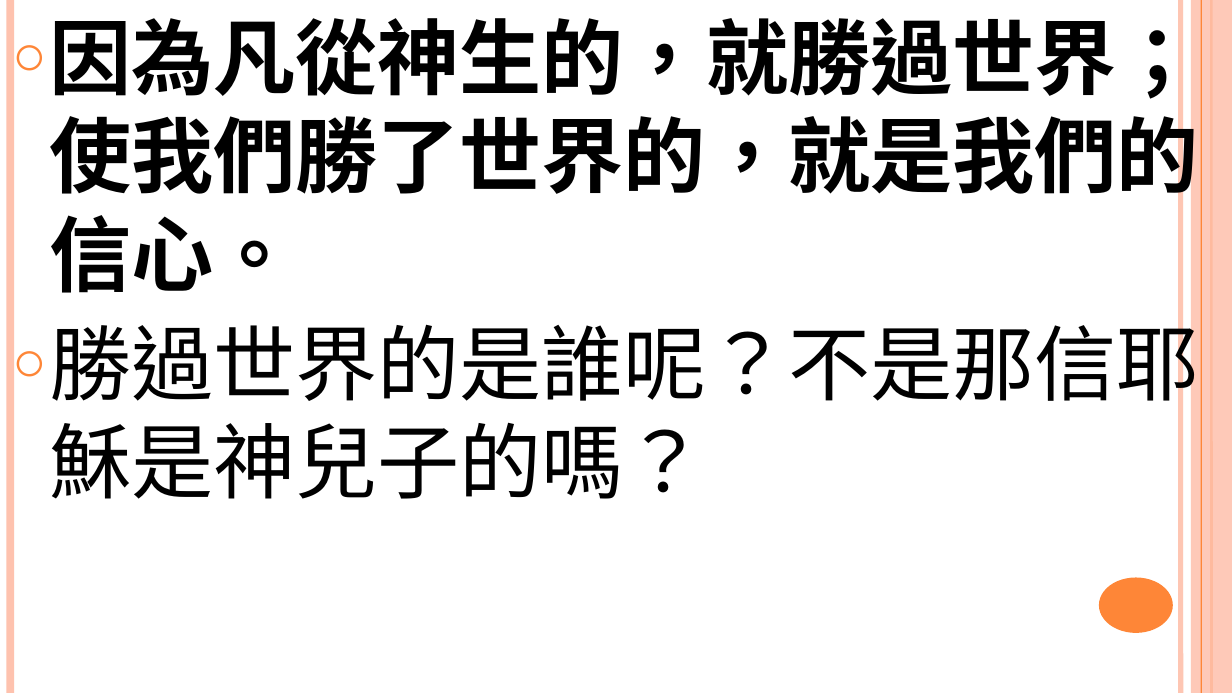
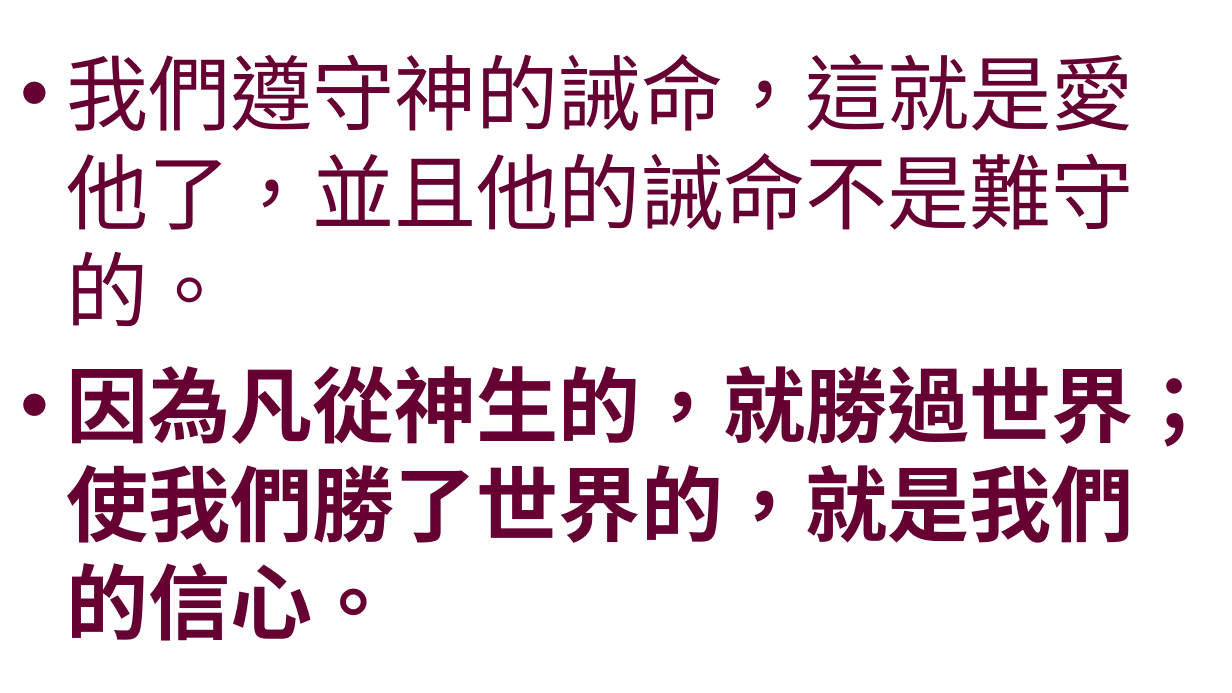
Before and after one commit to batisuoc/worship-resources, a slide deck: slide 3 of 61真正勝利.pptx. Drawn at 1232x693 pixels with LibreOffice and Linux fonts; fonts in the diff are those of the drawing; background and template pictures are left out. Boxes give left, top, right and bottom in pixels: in the first picture for what was removed or moved away, otherwise in the second. Text is boxed around its words. In the diff, an @@ line names an element or a change of style, - is before the commit and + after.

```diff
--- a/61真正勝利.pptx
+++ b/61真正勝利.pptx
@@ text "我們遵守神的誡命，這就是愛他了，並且他的誡命不是難守的。": place and size @@
-text "我們遵守神的誡命，這就是愛他了，並且他的誡命不是難守的。" at (49, 4, 1199, 499)
+text "我們遵守神的誡命，這就是愛他了，並且他的誡命不是難守的。" at (66, 54, 1216, 641)
@@ text "我們遵守神的誡命，這就是愛他了，並且他的誡命不是難守的。" at (66, 54, 1216, 641): vertical alignment top to middle @@
@@ line removed from (10, 0) to (10, 692) @@
@@ line removed from (1180, 0) to (1180, 692) @@
@@ rectangle removed at (1191, 0, 1232, 692) @@
@@ line removed from (1201, 0) to (1201, 692) @@
@@ line removed from (1211, 0) to (1211, 692) @@
@@ text at (66, 54, 1134, 326): paragraph added @@
+• 我們遵守神的誡命，這就是愛他了，並且他的誡命不是難守的。
@@ text at (49, 310, 1199, 499): paragraph removed @@
-○ 勝過世界的是誰呢？不是那信耶穌是神兒子的嗎？
@@ text at (66, 366, 1216, 641): font Noto Sans CJK TC to Noto Sans CJK SC, text colour #000000 to #660033 in "因為凡從神生的，就勝過世界；使我們勝了世界的，就是我們的信心。"; bullet ○ to •; more space between paragraphs @@
@@ ellipse removed at (1099, 578, 1173, 633) @@
```
Also in this commit, not shown: 4 other slides changed, 1 slide added.
